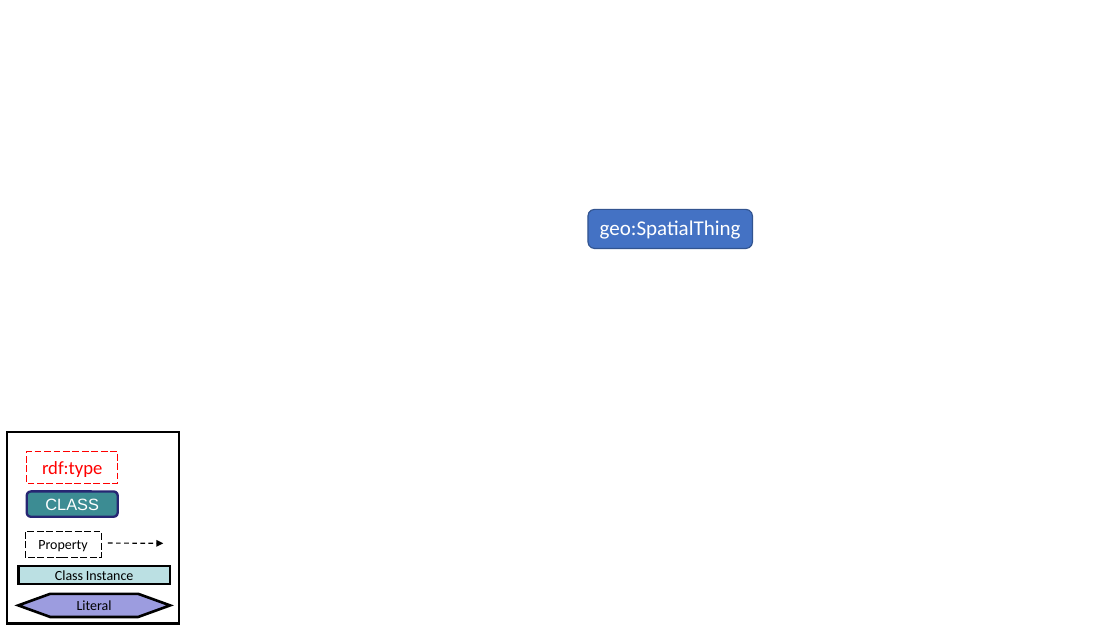
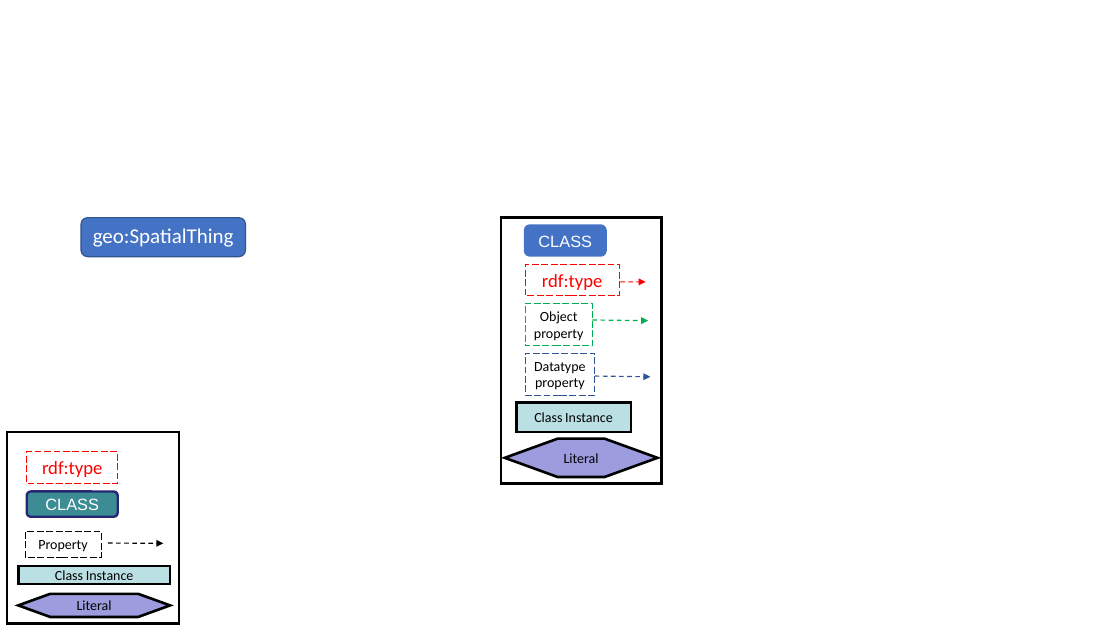
Before and after one commit to matte21/CalcM, a slide deck: slide 13 of ontologia.pptx. Drawn at 1120x630 pixels with LibreOffice and Linux fonts; fonts in the diff are those of the drawing. Boxes give left, top, right and bottom in pixels: in the first picture for what was removed or moved away, otherwise in the second. Text is boxed around its words. In the diff, an @@ line names an element or a change of style, - is before the commit and + after.

Commit message:
rename ontology Datatype properties isCurrentlyOpen and hasAvailableSeats to isOpen and availableSeats respectively, add details to the Ontology example slide in the powerpoint

```diff
--- a/ontologia.pptx
+++ b/ontologia.pptx
@@ text "geo:SpatialThing": place and size @@
-text "geo:SpatialThing" at box(588, 209, 753, 248)
+text "geo:SpatialThing" at box(81, 218, 245, 256)
@@ rectangle added at box(501, 218, 661, 483), outline #000000 2 pt @@
@@ rounded rectangle added at box(525, 225, 606, 255), fill #4472C4, outline #4472C4 2 pt, 14 pt, text #FFFFFF @@
+CLASS
@@ rectangle added at box(525, 265, 619, 296), outline #FF0000 0.75 pt dashed, 16 pt, text #FF0000 @@
+rdf:type
@@ arrow added from (620, 282) to (646, 282), #FF0000 1 pt dashed @@
@@ rectangle added at box(525, 303, 592, 345), outline #00B050 0.75 pt dashed, 12 pt, text #000000 @@
+Object
+property
@@ arrow added from (592, 320) to (649, 321), #00B050 1 pt dashed @@
@@ rectangle added at box(525, 353, 595, 395), outline #2F5597 0.75 pt dashed, 12 pt, text #000000 @@
+Datatype property
@@ arrow added from (595, 376) to (650, 377), #2F5597 1 pt dashed @@
@@ rectangle added at box(517, 402, 632, 432), fill #BBE0E3, outline #000000 2.25 pt, 12 pt, text #000000 @@
+Class Instance
@@ hexagon added at box(505, 439, 658, 477), fill #9C9CDF, outline #000000 2.25 pt, 12 pt, text #000000 @@
+Literal
```
Also in this commit, not shown: 1 other slide changed, 1 slide added, 1 other file.
